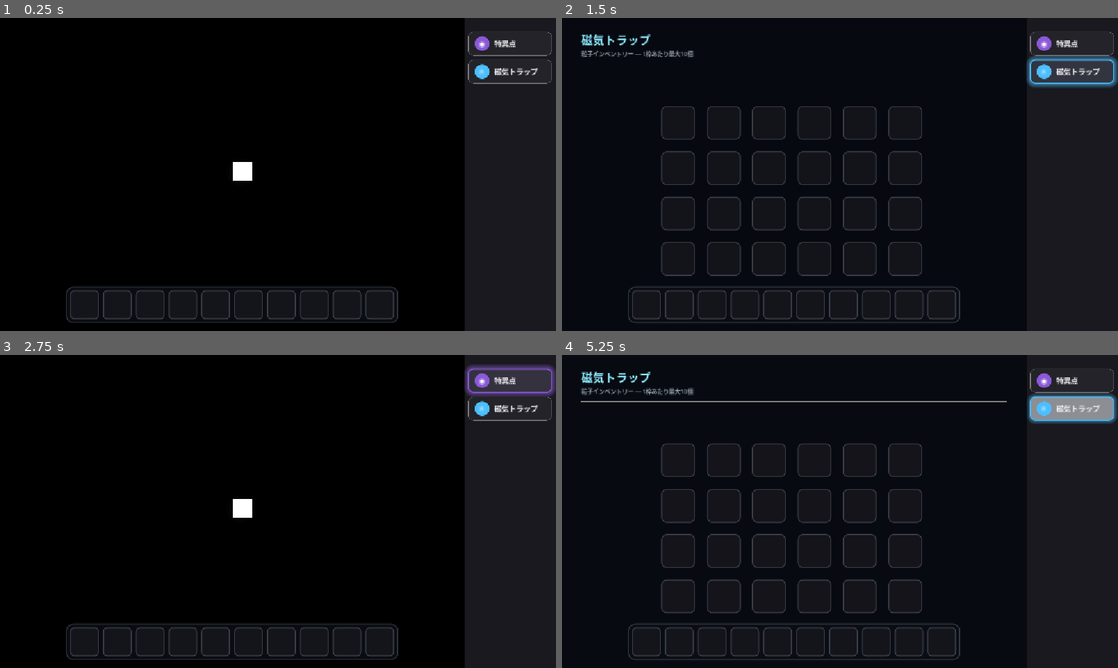
Above: before the commit, frames 1-4 (two rows, left to right).
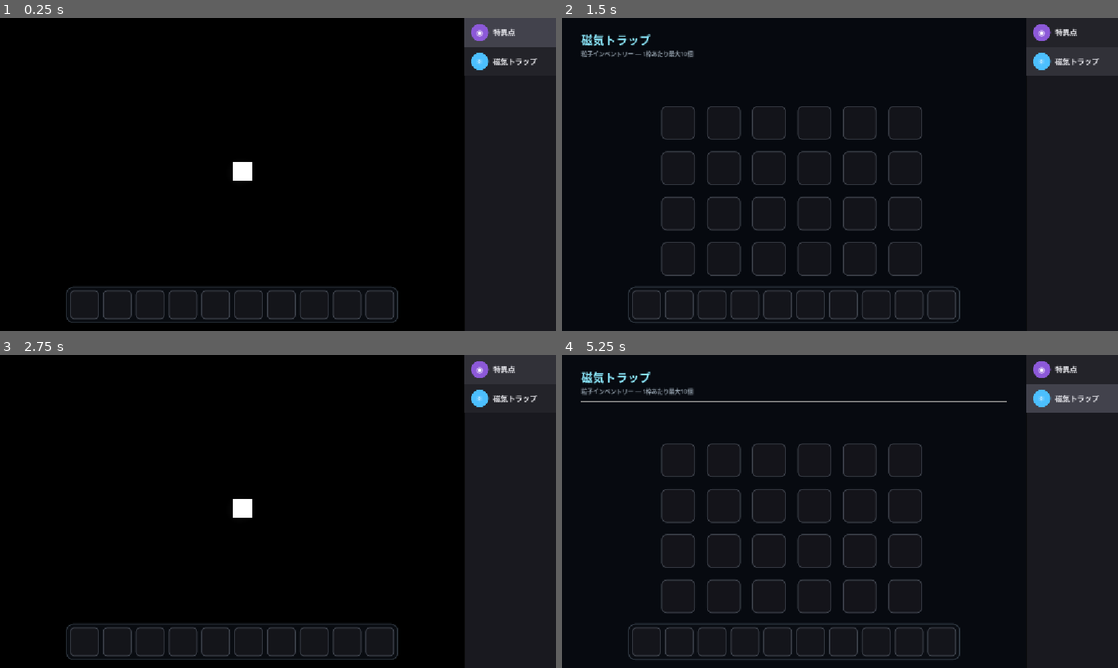
Above: after the commit, the same moments.

Repository: inari080/InariRevolution
Game: Godot game, scene res://main.tscn
Two runs of this game, one before a commit and one after it. Both use one fixed random seed, a clock stepped at 60 frames per second and the inputs below.
Inputs (mouse positions are in pixels of both pictures, inside the frame that each line leads up to; where the layout moved, square brackets give the same spot in the first picture):
- Up to frame 1 (0.25 s): no input
- Up to frame 2 (1.5 s): click (1073, 33) [1073, 43] at 0.5 s; click (1073, 61) [1073, 71] at 1.25 s
- Up to frame 3 (2.75 s): click (511, 370) [511, 380] at 2 s
- Up to frame 4 (5.25 s): click (1073, 398) [1073, 408] at 2.75 s; click (1073, 370) [1073, 380] at 3.5 s; click (1073, 398) [1073, 408] at 4.25 s; tap Enter at 5 s; move the mouse to (962, 495) at 5.02 s; click (962, 495) at 5.17 s

The runs differ from the first frame. In frame 1, 2.1% of the frame differs, in the area x 83-100%, y 0-22%; in frame 2, 1.7%; in frame 3, 1.7%; in frame 4, 2.4%.

Commit message:
特異点などのボタンのuiを調整

Diff:
--- a/magnetic_trap_ui.gd
+++ b/magnetic_trap_ui.gd
@@ -24,11 +24,11 @@
 # ★ main.gd の RESERVED_RIGHT_WIDTH と必ず同じ値にすること
 #   （この幅ぶん、main.gd側でキューブ・粒子の移動範囲が狭められる）
 const SIDEBAR_WIDTH: float = 190.0
-const SIDEBAR_TOP_MARGIN: float = 20.0
-const ROW_HEIGHT: float = 50.0
-const ICON_CIRCLE_SIZE: float = 30.0
-const SIDEBAR_ROW_GAP: float = 8.0
-const SIDEBAR_ROW_PADDING: float = 8.0
+const SIDEBAR_TOP_MARGIN: float = 0.0 # ★特異点ボタン上の余白を無くす
+const ROW_HEIGHT: float = 60.0 # ★少し大きく
+const ICON_CIRCLE_SIZE: float = 36.0 # ★少し大きく
+const SIDEBAR_ROW_GAP: float = 0.0 # ★ボタン同士の隙間を無くす
+const SIDEBAR_ROW_PADDING: float = 0.0 # ★余白ゼロ＝ボタンが帯の端（画面右端）まで埋める
 
 # 粒子インベントリー（グリッド画面）
 const GRID_COLUMNS: int = 6
@@ -186,6 +186,9 @@
 	_build_panel()
 	_build_sidebar()
 
+	# ★初期状態では磁気トラップ画面は閉じている＝「特異点」タブがアクティブ
+	_update_active_tab("singularity")
+
 	# アンカーに頼らず、実際のビューポートサイズを見て絶対座標で配置する
 	_reposition_ui()
 
@@ -252,37 +255,23 @@
 	row.flat = false # ★falseにしないと通常時のスタイル(枠線)が描画されない
 	row.mouse_filter = Control.MOUSE_FILTER_STOP
 
+	# ★枠線・光彩は無し。角丸も無し＝帯いっぱいに埋まる四角いボタン。
 	var style_normal := StyleBoxFlat.new()
 	style_normal.bg_color = Color(0.15, 0.15, 0.17, 0.9)
-	style_normal.border_color = Color(1.0, 1.0, 1.0, 0.12)
-	style_normal.set_border_width_all(1)
-	style_normal.corner_radius_top_left = 10
-	style_normal.corner_radius_top_right = 10
-	style_normal.corner_radius_bottom_left = 10
-	style_normal.corner_radius_bottom_right = 10
-
-	# ★ホバー時：枠の色をアイコンの色にして、外側に光彩(shadow)を出す＝「光る」演出
+	style_normal.set_border_width_all(0)
+	style_normal.set_corner_radius_all(0)
+
+	# ★ホバー時：背景を少し明るくするだけ
 	var style_hover := StyleBoxFlat.new()
 	style_hover.bg_color = Color(0.20, 0.20, 0.23, 0.95)
-	style_hover.border_color = icon_color
-	style_hover.set_border_width_all(2)
-	style_hover.corner_radius_top_left = 10
-	style_hover.corner_radius_top_right = 10
-	style_hover.corner_radius_bottom_left = 10
-	style_hover.corner_radius_bottom_right = 10
-	style_hover.shadow_color = Color(icon_color.r, icon_color.g, icon_color.b, 0.55)
-	style_hover.shadow_size = 10
-
+	style_hover.set_border_width_all(0)
+	style_hover.set_corner_radius_all(0)
+
+	# ★選択時（＝現在開いているタブ）：発光なし。背景色を明るくするだけで区別する。
 	var style_selected := StyleBoxFlat.new()
-	style_selected.bg_color = Color(0.55, 0.56, 0.58, 1.0)
-	style_selected.border_color = icon_color
-	style_selected.set_border_width_all(2)
-	style_selected.corner_radius_top_left = 10
-	style_selected.corner_radius_top_right = 10
-	style_selected.corner_radius_bottom_left = 10
-	style_selected.corner_radius_bottom_right = 10
-	style_selected.shadow_color = Color(icon_color.r, icon_color.g, icon_color.b, 0.45)
-	style_selected.shadow_size = 8
+	style_selected.bg_color = Color(0.26, 0.26, 0.30, 1.0)
+	style_selected.set_border_width_all(0)
+	style_selected.set_corner_radius_all(0)
 
 	row.add_theme_stylebox_override("normal", style_normal)
 	row.add_theme_stylebox_override("hover", style_hover)
@@ -475,11 +464,19 @@
 	if is_open:
 		_close_trap_screen()
 
+# ★現在開いているタブだけを白く光らせ、他は通常表示に戻す
+func _update_active_tab(active: String) -> void:
+	if trap_row_button:
+		var key := "style_selected" if active == "trap" else "style_normal"
+		trap_row_button.add_theme_stylebox_override("normal", trap_row_button.get_meta(key))
+	if singularity_row_button:
+		var key2 := "style_selected" if active == "singularity" else "style_normal"
+		singularity_row_button.add_theme_stylebox_override("normal", singularity_row_button.get_meta(key2))
+
 func _open_trap_screen() -> void:
 	is_open = true
 
-	if trap_row_button:
-		trap_row_button.add_theme_stylebox_override("normal", trap_row_button.get_meta("style_selected"))
+	_update_active_tab("trap")
 
 	# ★開く瞬間に visible = true にしてから、フェード＋スライドで見せる
 	panel.visible = true
@@ -501,8 +498,7 @@
 func _close_trap_screen() -> void:
 	is_open = false
 
-	if trap_row_button:
-		trap_row_button.add_theme_stylebox_override("normal", trap_row_button.get_meta("style_normal"))
+	_update_active_tab("singularity")
 
 	panel.mouse_filter = Control.MOUSE_FILTER_IGNORE
 
